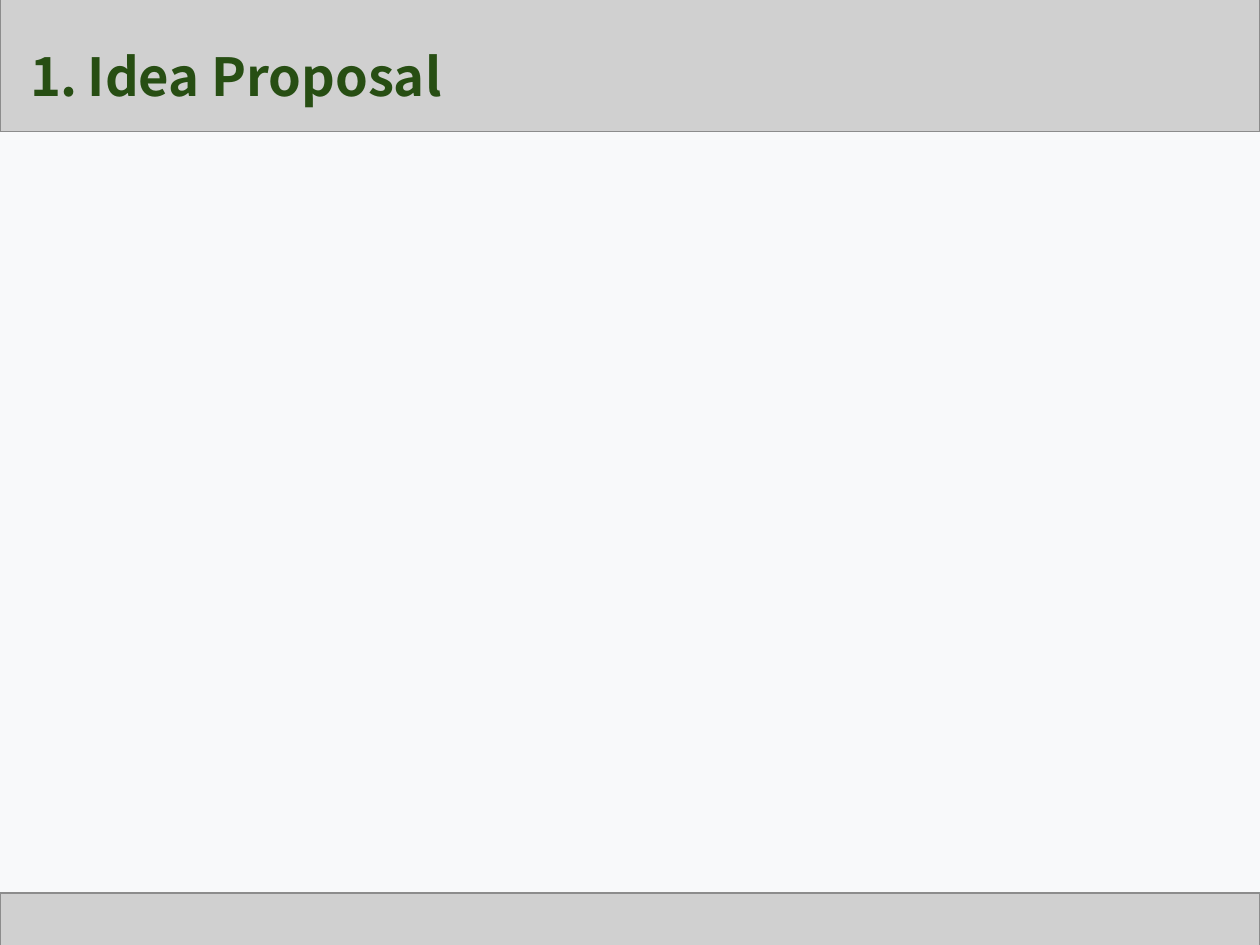
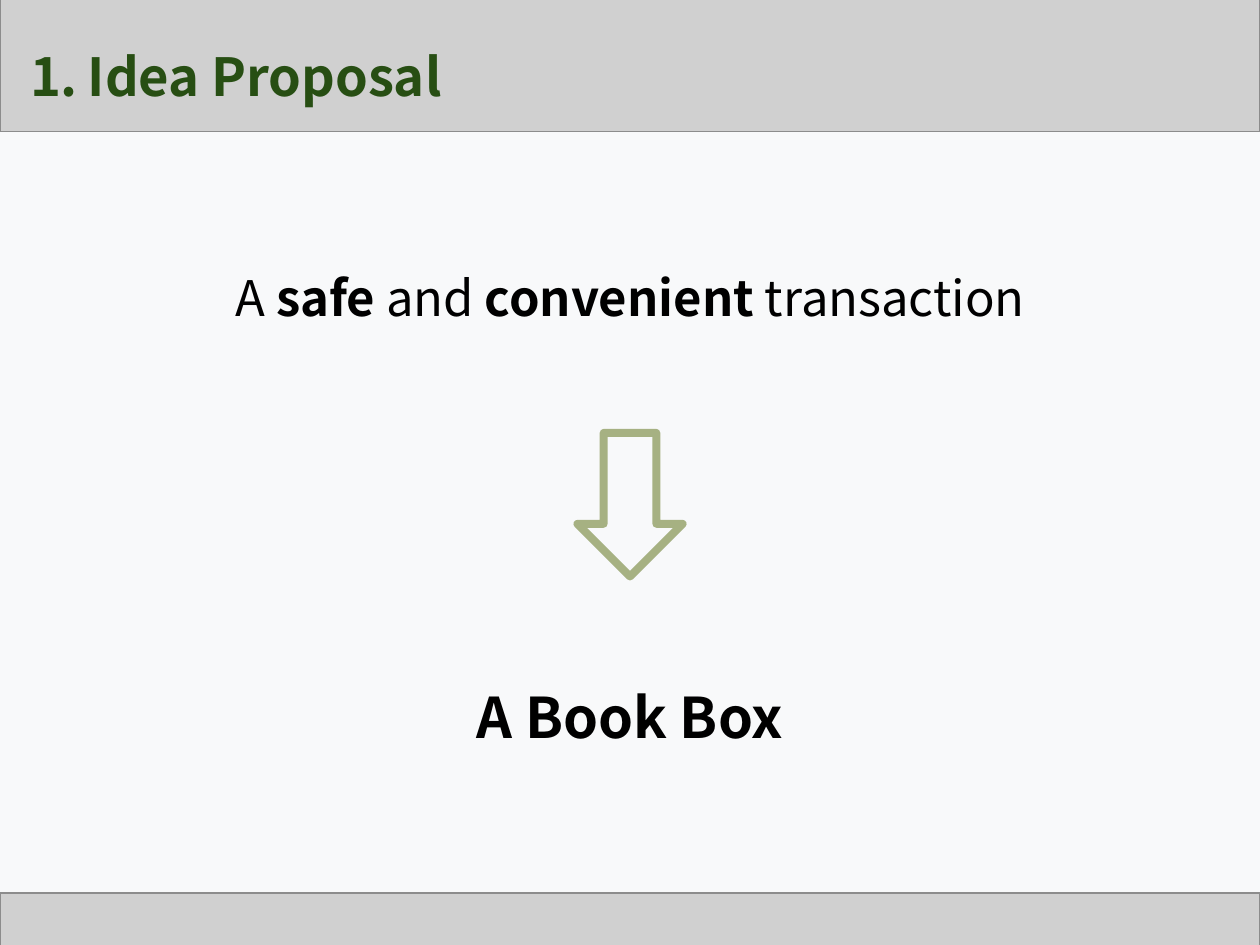
Before and after one commit to Team-GoNaMi/Docs, a slide deck: slide 5 of PPT/Team1_Presentation Material_3rd Week.pptx (slide 4 before the commit). Drawn at 1260x945 pixels with LibreOffice and Linux fonts; fonts in the diff are those of the drawing; grey boxes stand for pictures. Boxes give left, top, right and bottom in pixels: in the first picture for what was removed or moved away, otherwise in the second. Text is boxed around its words. In the diff, an @@ line names an element or a change of style, - is before the commit and + after.

```diff
--- a/PPT/Team1_Presentation Material_3rd Week.pptx
+++ b/PPT/Team1_Presentation Material_3rd Week.pptx
@@ text added at (235, 276, 1025, 739), 28 pt, text #000000, bold @@
+A safe and convenient transaction
+A Book Box
@@ down arrow added at (577, 433, 683, 577), outline #A6B182 4.5 pt @@
```
Also in this commit, not shown: 15 other slides changed, 6 slides added, 1 other file.
